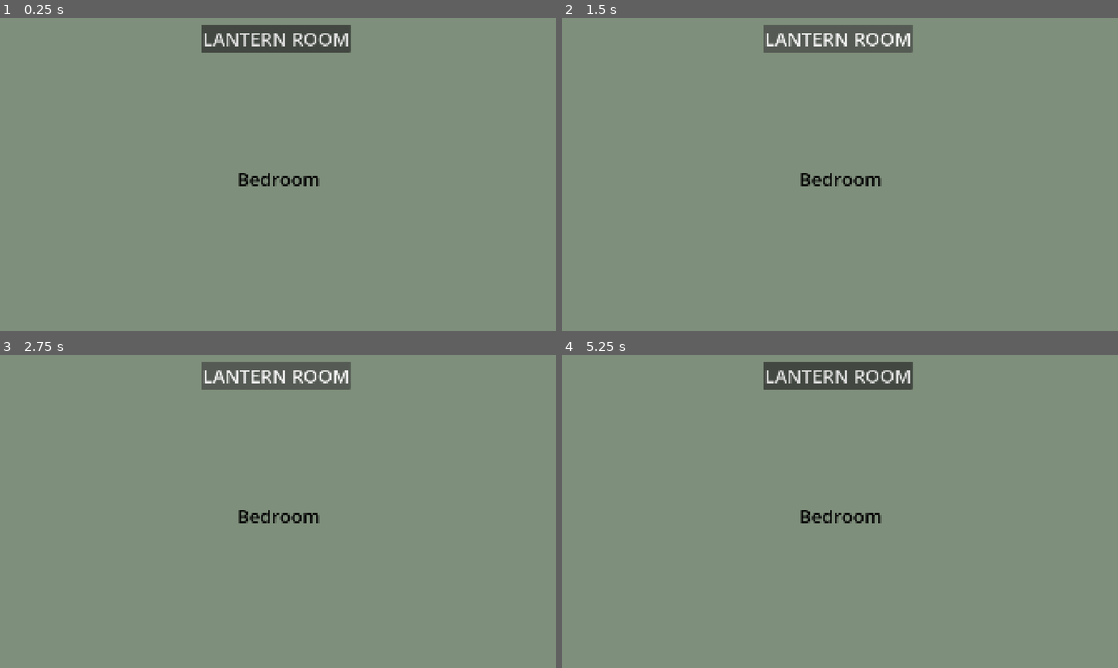
Above: before the commit, frames 1-4 (two rows, left to right).
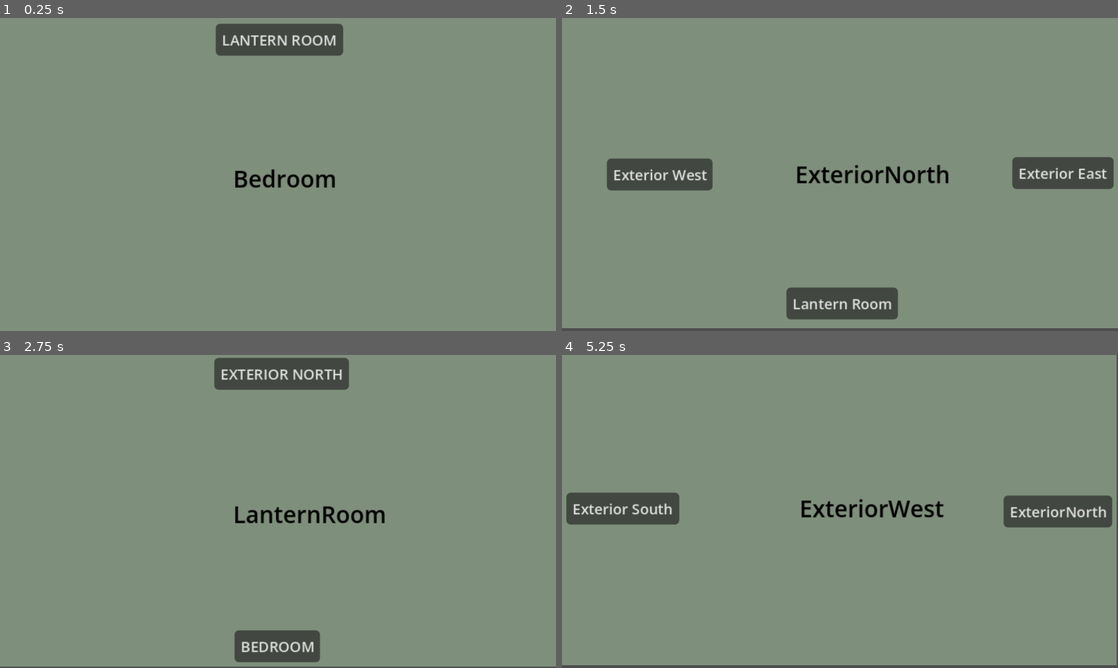
Above: after the commit, the same moments.

Repository: DerangedPalmito/Gamejam-Plus-26
Game: Godot game, scene res://scenes/Rooms/Devroom.tscn
Same seed, same stepped clock (60 frames per second), same inputs: the game is played once before the commit and once after it.
Inputs (mouse positions are in pixels of both pictures, inside the frame that each line leads up to):
- Up to frame 1 (0.25 s): no input
- Up to frame 2 (1.5 s): click "LANTERN ROOM" at 0.5 s; click (845, 36) at 1.25 s, where only the run after the commit has a clickable "EXTERIOR NORTH"
- Up to frame 3 (2.75 s): click "LANTERN ROOM" (after the commit: "Lantern Room") at 2 s
- Up to frame 4 (5.25 s): click (840, 646) at 2.75 s, where only the run after the commit has a clickable "BEDROOM"; click "LANTERN ROOM" at 3.5 s; click (845, 373) at 4.25 s, where only the run after the commit has a clickable "EXTERIOR NORTH"; click (662, 511) at 5 s, where only the run after the commit has a clickable "Exterior West"

The runs differ from the first frame. In frame 1, 1.8% of the frame differs, in the area x 36-64%, y 1-55%; in frame 2, 9.8%, in the area x 0-100%, y 2-100%; in frame 3, 4.0%; in frame 4, 8.3%.

Commit message:
FEAT/REFACTOR: Adicionado as salas e as transições de cada uma.

Diff:
--- a/project.godot
+++ b/project.godot
@@ -17,8 +17,8 @@
 
 [display]
 
-window/size/viewport_width=1920
-window/size/viewport_height=1080
+window/size/viewport_width=384
+window/size/viewport_height=216
 window/size/mode=3
 window/stretch/mode="canvas_items"
 window/stretch/aspect="expand"
--- a/scenes/Rooms/Devroom.tscn
+++ b/scenes/Rooms/Devroom.tscn
@@ -1,149 +1,246 @@
 [gd_scene format=3 uid="uid://cmk825dt2h4jx"]
 
+[ext_resource type="Script" uid="uid://dt1nv7w21ku5x" path="res://scripts/Rooms/ExteriorEast.gd" id="1_1d8qm"]
 [ext_resource type="Script" uid="uid://dalvswmuxbnf1" path="res://scripts/Rooms/Bedroom.gd" id="1_6a4om"]
+[ext_resource type="Script" uid="uid://brpm07hhawmrj" path="res://scripts/Rooms/ExteriorWest.gd" id="1_8yy2x"]
+[ext_resource type="Script" uid="uid://oshpex3ugxm4" path="res://scripts/Rooms/LightRoomNorth.gd" id="1_bxvx3"]
+[ext_resource type="Script" uid="uid://bc1w6dswq10be" path="res://scripts/Rooms/ExteriorSouth.gd" id="1_fwl31"]
 [ext_resource type="Script" uid="uid://be3xdh1ctgdt3" path="res://scripts/Rooms/LanternRoom.gd" id="1_h8onv"]
 [ext_resource type="Script" uid="uid://dmy54fhkivcmg" path="res://scripts/testearea.gd" id="2_6a4om"]
 
 [sub_resource type="RectangleShape2D" id="RectangleShape2D_yij0u"]
-size = Vector2(169, 150)
+size = Vector2(71.5, 60)
 
 [node name="Devroom" type="Node2D" unique_id=1740814942]
 
-[node name="Camera2D" type="Camera2D" parent="." unique_id=1690645699]
+[node name="GameCamera" type="Camera2D" parent="." unique_id=1690645699]
 
 [node name="Rooms" type="Node2D" parent="." unique_id=902412338]
 
-[node name="LightRoomN" type="ColorRect" parent="Rooms" unique_id=516260751]
-offset_left = -962.0
-offset_top = -2808.0
-offset_right = 958.0
-offset_bottom = -1728.0
-color = Color(0.8589378, 0.93648654, 2.3102762e-06, 1)
-
-[node name="FarolNorte" type="Label" parent="Rooms/LightRoomN" unique_id=1651971581]
-layout_mode = 0
-offset_left = 740.0
-offset_top = 426.0
-offset_right = 1172.0
-offset_bottom = 514.0
-theme_override_colors/font_color = Color(0, 0, 0, 1)
-theme_override_font_sizes/font_size = 64
-text = "FAROL NORTE"
-
-[node name="LightRoomS" type="ColorRect" parent="Rooms" unique_id=693329192]
-offset_left = 3018.0
-offset_top = -2787.0
-offset_right = 4938.0
-offset_bottom = -1707.0
-color = Color(0.5134967, 0.56228936, 1.347661e-06, 1)
-
-[node name="FarolSul" type="Label" parent="Rooms/LightRoomS" unique_id=1708156768]
-layout_mode = 0
-offset_left = 822.0
-offset_top = 486.0
-offset_right = 1158.0
-offset_bottom = 574.0
-theme_override_colors/font_color = Color(0, 0, 0, 1)
-theme_override_font_sizes/font_size = 64
-text = "FAROL SUL"
-
-[node name="LightRoomL" type="ColorRect" parent="Rooms" unique_id=1100608183]
-offset_left = 990.0
-offset_top = -2801.0
-offset_right = 2910.0
-offset_bottom = -1721.0
-color = Color(1, 0.8209088, 0.8920444, 1)
-
-[node name="FarolLeste" type="Label" parent="Rooms/LightRoomL" unique_id=2050409422]
-layout_mode = 0
-offset_left = 708.0
-offset_top = 495.0
-offset_right = 1140.0
-offset_bottom = 583.0
-theme_override_colors/font_color = Color(0, 0, 0, 1)
-theme_override_font_sizes/font_size = 64
-text = "FAROL LESTE"
-
-[node name="LightRoomO" type="ColorRect" parent="Rooms" unique_id=232921804]
-offset_left = -2922.0
-offset_top = -2803.0
-offset_right = -1002.0
-offset_bottom = -1723.0
-color = Color(0.49594545, 0.5590279, 0.4825552, 1)
-
-[node name="FaroloOeste" type="Label" parent="Rooms/LightRoomO" unique_id=773114534]
-layout_mode = 0
-offset_left = 734.0
-offset_top = 467.0
-offset_right = 1166.0
-offset_bottom = 555.0
-theme_override_colors/font_color = Color(0, 0, 0, 1)
-theme_override_font_sizes/font_size = 64
-text = "FAROL OESTE"
+[node name="ExteriorSouth" type="Node2D" parent="Rooms" unique_id=827130631]
+script = ExtResource("1_fwl31")
+
+[node name="ExteriorSouth" type="ColorRect" parent="Rooms/ExteriorSouth" unique_id=100018090]
+offset_left = 586.0
+offset_top = -548.0
+offset_right = 970.0
+offset_bottom = -332.0
+color = Color(0.49594545, 0.5590279, 0.4825552, 1)
+
+[node name="Label" type="Label" parent="Rooms/ExteriorSouth/ExteriorSouth" unique_id=1684670139]
+layout_mode = 0
+offset_left = 165.0
+offset_top = 96.0
+offset_right = 273.0
+offset_bottom = 119.0
+theme_override_colors/font_color = Color(0, 0, 0, 1)
+text = "ExteriorSouth"
+
+[node name="ExteriorEast" type="Button" parent="Rooms/ExteriorSouth" unique_id=1474137575]
+offset_left = 594.0
+offset_top = -450.0
+offset_right = 669.0
+offset_bottom = -428.0
+theme_override_font_sizes/font_size = 10
+text = "ExteriorEast"
+
+[node name="ExteriorWest" type="Button" parent="Rooms/ExteriorSouth" unique_id=403502011]
+offset_left = 890.0
+offset_top = -450.0
+offset_right = 965.0
+offset_bottom = -428.0
+theme_override_font_sizes/font_size = 10
+text = "ExteriorWest"
+
+[node name="ExteriorSouthAnchor" type="Marker2D" parent="Rooms/ExteriorSouth" unique_id=570855835]
+position = Vector2(780, -438)
+
+[node name="ExteriorEast" type="Node2D" parent="Rooms" unique_id=367207462]
+script = ExtResource("1_1d8qm")
+
+[node name="ExteriorEast" type="ColorRect" parent="Rooms/ExteriorEast" unique_id=1539131259]
+offset_left = 198.0
+offset_top = -548.0
+offset_right = 582.0
+offset_bottom = -332.0
+color = Color(0.49594545, 0.5590279, 0.4825552, 1)
+
+[node name="Label" type="Label" parent="Rooms/ExteriorEast/ExteriorEast" unique_id=416583659]
+layout_mode = 0
+offset_left = 165.0
+offset_top = 96.0
+offset_right = 273.0
+offset_bottom = 119.0
+theme_override_colors/font_color = Color(0, 0, 0, 1)
+text = "ExteriorEast"
+
+[node name="ExteriorEastAnchor" type="Marker2D" parent="Rooms/ExteriorEast" unique_id=1944816457]
+position = Vector2(390, -438)
+
+[node name="ExteriorNorth" type="Button" parent="Rooms/ExteriorEast" unique_id=135766936]
+offset_left = 205.0
+offset_top = -450.0
+offset_right = 280.0
+offset_bottom = -428.0
+theme_override_font_sizes/font_size = 10
+text = "ExteriorNorth"
+
+[node name="ExteriorSouth" type="Button" parent="Rooms/ExteriorEast" unique_id=2124744728]
+offset_left = 500.0
+offset_top = -451.0
+offset_right = 575.0
+offset_bottom = -429.0
+theme_override_font_sizes/font_size = 10
+text = "ExteriorSouth"
+
+[node name="ExteriorWest" type="Node2D" parent="Rooms" unique_id=1085817032]
+script = ExtResource("1_8yy2x")
+
+[node name="ExteriorWest" type="ColorRect" parent="Rooms/ExteriorWest" unique_id=1715667841]
+offset_left = -581.0
+offset_top = -548.0
+offset_right = -197.0
+offset_bottom = -332.0
+color = Color(0.49594545, 0.5590279, 0.4825552, 1)
+
+[node name="Label" type="Label" parent="Rooms/ExteriorWest/ExteriorWest" unique_id=1061273643]
+layout_mode = 0
+offset_left = 165.0
+offset_top = 96.0
+offset_right = 273.0
+offset_bottom = 119.0
+theme_override_colors/font_color = Color(0, 0, 0, 1)
+text = "ExteriorWest"
+
+[node name="ExteriorWestAnchor" type="Marker2D" parent="Rooms/ExteriorWest" unique_id=1193087812]
+position = Vector2(-388, -438)
+
+[node name="ExteriorNorth" type="Button" parent="Rooms/ExteriorWest" unique_id=1002195992]
+offset_left = -275.0
+offset_top = -449.0
+offset_right = -200.0
+offset_bottom = -427.0
+theme_override_font_sizes/font_size = 10
+text = "ExteriorNorth"
+
+[node name="ExteriorSouth" type="Button" parent="Rooms/ExteriorWest" unique_id=1657131374]
+offset_left = -577.0
+offset_top = -451.0
+offset_right = -499.0
+offset_bottom = -429.0
+theme_override_font_sizes/font_size = 10
+text = "Exterior South"
+
+[node name="ExteriorNorth" type="Node2D" parent="Rooms" unique_id=703684846]
+script = ExtResource("1_bxvx3")
+
+[node name="ExteriorNorth" type="ColorRect" parent="Rooms/ExteriorNorth" unique_id=1277196114]
+offset_left = -192.0
+offset_top = -548.0
+offset_right = 192.0
+offset_bottom = -332.0
+color = Color(0.49594545, 0.5590279, 0.4825552, 1)
+
+[node name="Label" type="Label" parent="Rooms/ExteriorNorth/ExteriorNorth" unique_id=1877119111]
+layout_mode = 0
+offset_left = 161.0
+offset_top = 98.0
+offset_right = 269.0
+offset_bottom = 121.0
+theme_override_colors/font_color = Color(0, 0, 0, 1)
+text = "ExteriorNorth"
+
+[node name="LanternRoom" type="Button" parent="Rooms/ExteriorNorth" unique_id=14454335]
+offset_left = -37.0
+offset_top = -360.0
+offset_right = 40.0
+offset_bottom = -338.0
+theme_override_font_sizes/font_size = 10
+text = "Lantern Room"
+
+[node name="ExteriorWest" type="Button" parent="Rooms/ExteriorNorth" unique_id=1111112957]
+offset_left = -161.0
+offset_top = -449.0
+offset_right = -88.0
+offset_bottom = -427.0
+theme_override_font_sizes/font_size = 10
+text = "Exterior West"
+
+[node name="ExteriorEast" type="Button" parent="Rooms/ExteriorNorth" unique_id=1713139337]
+offset_left = 119.0
+offset_top = -450.0
+offset_right = 189.0
+offset_bottom = -428.0
+theme_override_font_sizes/font_size = 10
+text = "Exterior East"
+
+[node name="ExteriorNorthAnchor" type="Marker2D" parent="Rooms/ExteriorNorth" unique_id=1570048440]
+position = Vector2(0, -438)
 
 [node name="LanternRoom" type="Node2D" parent="Rooms" unique_id=1498737095]
 position = Vector2(0, -3)
 script = ExtResource("1_h8onv")
 
-[node name="LanternRoom2" type="ColorRect" parent="Rooms/LanternRoom" unique_id=1261727525]
-offset_left = -951.0
-offset_top = -1676.0
-offset_right = 969.0
-offset_bottom = -596.0
-color = Color(0.5803922, 0.8627451, 0.8862745, 1)
-
-[node name="Label" type="Label" parent="Rooms/LanternRoom/LanternRoom2" unique_id=238534873]
-layout_mode = 0
-offset_left = 702.0
-offset_top = 489.0
-offset_right = 1209.0
-offset_bottom = 577.0
-theme_override_colors/font_color = Color(0, 0, 0, 1)
-theme_override_font_sizes/font_size = 64
-text = "LANTERN ROOM"
+[node name="LanternRoom" type="ColorRect" parent="Rooms/LanternRoom" unique_id=1081875736]
+offset_left = -192.0
+offset_top = -325.0
+offset_right = 192.0
+offset_bottom = -109.0
+color = Color(0.49594545, 0.5590279, 0.4825552, 1)
+
+[node name="Label" type="Label" parent="Rooms/LanternRoom/LanternRoom" unique_id=826544270]
+layout_mode = 0
+offset_left = 161.0
+offset_top = 99.0
+offset_right = 267.0
+offset_bottom = 122.0
+theme_override_colors/font_color = Color(0, 0, 0, 1)
+text = "LanternRoom"
 
 [node name="ExteriorN" type="Button" parent="Rooms/LanternRoom" unique_id=1866732864]
-offset_left = -266.0
-offset_top = -1650.0
-offset_right = 283.0
-offset_bottom = -1554.0
-theme_override_font_sizes/font_size = 64
+offset_left = -44.0
+offset_top = -322.0
+offset_right = 49.0
+offset_bottom = -300.0
+theme_override_font_sizes/font_size = 10
 text = "EXTERIOR NORTH"
 
 [node name="Bedroom" type="Button" parent="Rooms/LanternRoom" unique_id=1411027242]
-offset_left = -178.0
-offset_top = -720.0
-offset_right = 155.0
-offset_bottom = -624.0
-theme_override_font_sizes/font_size = 64
+offset_left = -30.0
+offset_top = -134.0
+offset_right = 29.0
+offset_bottom = -112.0
+theme_override_font_sizes/font_size = 10
 text = "BEDROOM"
+
+[node name="LanternRoomAnchor" type="Marker2D" parent="Rooms/LanternRoom" unique_id=326896093]
+position = Vector2(0, -216)
 
 [node name="Bedroom" type="Node2D" parent="Rooms" unique_id=1237759687]
 script = ExtResource("1_6a4om")
 
 [node name="Bedroom" type="ColorRect" parent="Rooms/Bedroom" unique_id=90638975]
-offset_left = -960.0
-offset_top = -540.0
-offset_right = 960.0
-offset_bottom = 540.0
-color = Color(0.49594545, 0.5590279, 0.4825552, 1)
-
-[node name="Label" type="Label" parent="Rooms/Bedroom/Bedroom" unique_id=325168597]
-layout_mode = 0
-offset_left = 819.0
-offset_top = 511.0
-offset_right = 1087.0
-offset_bottom = 599.0
-theme_override_colors/font_color = Color(0, 0, 0, 1)
-theme_override_font_sizes/font_size = 64
+offset_left = -192.0
+offset_top = -108.0
+offset_right = 192.0
+offset_bottom = 108.0
+color = Color(0.49594545, 0.5590279, 0.4825552, 1)
+
+[node name="Label" type="Label" parent="Rooms/Bedroom/Bedroom" unique_id=1814223750]
+layout_mode = 0
+offset_left = 161.0
+offset_top = 99.0
+offset_right = 267.0
+offset_bottom = 122.0
+theme_override_colors/font_color = Color(0, 0, 0, 1)
 text = "Bedroom"
 
 [node name="LanternRoom" type="Button" parent="Rooms/Bedroom" unique_id=446857915]
-offset_left = -264.0
-offset_top = -517.0
-offset_right = 251.0
-offset_bottom = -421.0
-theme_override_font_sizes/font_size = 64
+offset_left = -43.0
+offset_top = -104.0
+offset_right = 45.0
+offset_bottom = -82.0
+theme_override_font_sizes/font_size = 10
 text = "LANTERN ROOM"
 
 [node name="ItemTestePInteracao" type="Area2D" parent="Rooms/Bedroom" unique_id=1610895023]
@@ -153,10 +250,10 @@
 [node name="Sprite2D" type="Sprite2D" parent="Rooms/Bedroom/ItemTestePInteracao" unique_id=249748297]
 
 [node name="CollisionShape2D" type="CollisionShape2D" parent="Rooms/Bedroom/ItemTestePInteracao" unique_id=1040952070]
-position = Vector2(588, 631)
+position = Vector2(492, 555)
 shape = SubResource("RectangleShape2D_yij0u")
 
-[node name="CameraAnchor" type="Marker2D" parent="Rooms/Bedroom" unique_id=1238267417]
+[node name="BedroomAnchor" type="Marker2D" parent="Rooms/Bedroom" unique_id=1238267417]
 
 [node name="UI" type="Node2D" parent="." unique_id=1852686082]
 
@@ -168,6 +265,15 @@
 offset_bottom = 554.0
 color = Color(0, 0, 0, 1)
 
+[connection signal="pressed" from="Rooms/ExteriorSouth/ExteriorEast" to="Rooms/ExteriorSouth" method="_on_exterior_east_pressed"]
+[connection signal="pressed" from="Rooms/ExteriorSouth/ExteriorWest" to="Rooms/ExteriorSouth" method="_on_exterior_west_pressed"]
+[connection signal="pressed" from="Rooms/ExteriorEast/ExteriorNorth" to="Rooms/ExteriorEast" method="_on_exterior_north_pressed"]
+[connection signal="pressed" from="Rooms/ExteriorEast/ExteriorSouth" to="Rooms/ExteriorEast" method="_on_exterior_south_pressed"]
+[connection signal="pressed" from="Rooms/ExteriorWest/ExteriorNorth" to="Rooms/ExteriorWest" method="_on_exterior_north_pressed"]
+[connection signal="pressed" from="Rooms/ExteriorWest/ExteriorSouth" to="Rooms/ExteriorSouth" method="_on_exterior_south_pressed"]
+[connection signal="pressed" from="Rooms/ExteriorNorth/LanternRoom" to="Rooms/ExteriorNorth" method="_on_lantern_room_pressed"]
+[connection signal="pressed" from="Rooms/ExteriorNorth/ExteriorWest" to="Rooms/ExteriorWest" method="_on_exterior_west_pressed"]
+[connection signal="pressed" from="Rooms/ExteriorNorth/ExteriorEast" to="Rooms/ExteriorWest" method="_on_exterior_east_pressed"]
 [connection signal="pressed" from="Rooms/LanternRoom/ExteriorN" to="Rooms/LanternRoom" method="_on_exterior_n_pressed"]
 [connection signal="pressed" from="Rooms/LanternRoom/Bedroom" to="Rooms/LanternRoom" method="_on_bedroom_pressed"]
 [connection signal="pressed" from="Rooms/Bedroom/LanternRoom" to="Rooms/Bedroom" method="_on_button_pressed"]
--- a/scripts/Rooms/Bedroom.gd
+++ b/scripts/Rooms/Bedroom.gd
@@ -1,5 +1,7 @@
 class_name Bedroom
 extends Node2D
+@onready var screen_fade: ColorRect = $"../../UI/ScreenFade"
+@onready var game_camera: Camera2D = $"../../GameCamera"
 
 func _ready() -> void:
 	pass
@@ -8,4 +10,5 @@
 	pass
 
 func _on_button_pressed() -> void:
-	pass
+	#game_camera.global_position = Vector2(1280, 720)
+	game_camera.global_position = $"../LanternRoom/LanternRoomAnchor".global_position
--- /dev/null
+++ b/scripts/Rooms/ExteriorEast.gd
@@ -0,0 +1,16 @@
+extends Node2D
+@onready var game_camera: Camera2D = $"../../GameCamera"
+
+
+func _ready() -> void:
+	pass
+
+func _process(delta: float) -> void:
+	pass
+
+func _on_exterior_north_pressed() -> void:
+	game_camera.global_position = $"../ExteriorNorth/ExteriorNorthAnchor".global_position
+
+
+func _on_exterior_south_pressed() -> void:
+	game_camera.global_position = $"../ExteriorSouth/ExteriorSouthAnchor".global_position
--- /dev/null
+++ b/scripts/Rooms/ExteriorSouth.gd
@@ -0,0 +1,18 @@
+extends Node2D
+@onready var game_camera: Camera2D = $"../../GameCamera"
+
+func _ready() -> void:
+	pass
+
+func _process(delta: float) -> void:
+	pass
+
+
+func _on_exterior_east_pressed() -> void:
+	game_camera.global_position = $"../ExteriorEast/ExteriorEastAnchor".global_position
+
+func _on_exterior_west_pressed() -> void:
+	game_camera.global_position = $"../ExteriorWest/ExteriorWestAnchor".global_position
+
+func _on_exterior_south_pressed() -> void:
+	game_camera.global_position = $"../ExteriorSouth/ExteriorSouthAnchor".global_position
--- /dev/null
+++ b/scripts/Rooms/ExteriorWest.gd
@@ -0,0 +1,17 @@
+extends Node2D
+@onready var game_camera: Camera2D = $"../../GameCamera"
+
+func _ready() -> void:
+	pass
+
+func _process(delta: float) -> void:
+	pass
+
+func _on_exterior_north_pressed() -> void:
+	game_camera.global_position = $"../ExteriorNorth/ExteriorNorthAnchor".global_position
+
+func _on_exterior_west_pressed() -> void:
+	game_camera.global_position = $ExteriorWestAnchor.global_position
+
+func _on_exterior_east_pressed() -> void:
+	game_camera.global_position = $"../ExteriorEast/ExteriorEastAnchor".global_position
--- a/scripts/Rooms/LanternRoom.gd
+++ b/scripts/Rooms/LanternRoom.gd
@@ -1,5 +1,8 @@
 class_name LanternRoom
 extends Node2D
+
+@onready var game_camera: Camera2D = $"../../GameCamera"
+
 
 func _ready() -> void:
 	pass
@@ -8,7 +11,7 @@
 	pass
 
 func _on_exterior_n_pressed() -> void:
-	pass # Replace with function body.
+	game_camera.global_position = $"../ExteriorNorth/ExteriorNorthAnchor".global_position
 
 func _on_bedroom_pressed() -> void:
-	pass # Replace with function body.
+	game_camera.global_position = $"../Bedroom/BedroomAnchor".global_position
--- /dev/null
+++ b/scripts/Rooms/LightRoomNorth.gd
@@ -0,0 +1,11 @@
+extends Node2D
+@onready var game_camera: Camera2D = $"../../GameCamera"
+
+func _ready() -> void:
+	pass
+
+func _process(delta: float) -> void:
+	pass
+
+func _on_lantern_room_pressed() -> void:
+	game_camera.global_position = $"../LanternRoom/LanternRoomAnchor".global_position
Not shown, added: scripts/Rooms/ExteriorEast.gd.uid
Not shown, added: scripts/Rooms/ExteriorSouth.gd.uid
Not shown, added: scripts/Rooms/ExteriorWest.gd.uid
Not shown, added: scripts/Rooms/LightRoomNorth.gd.uid
